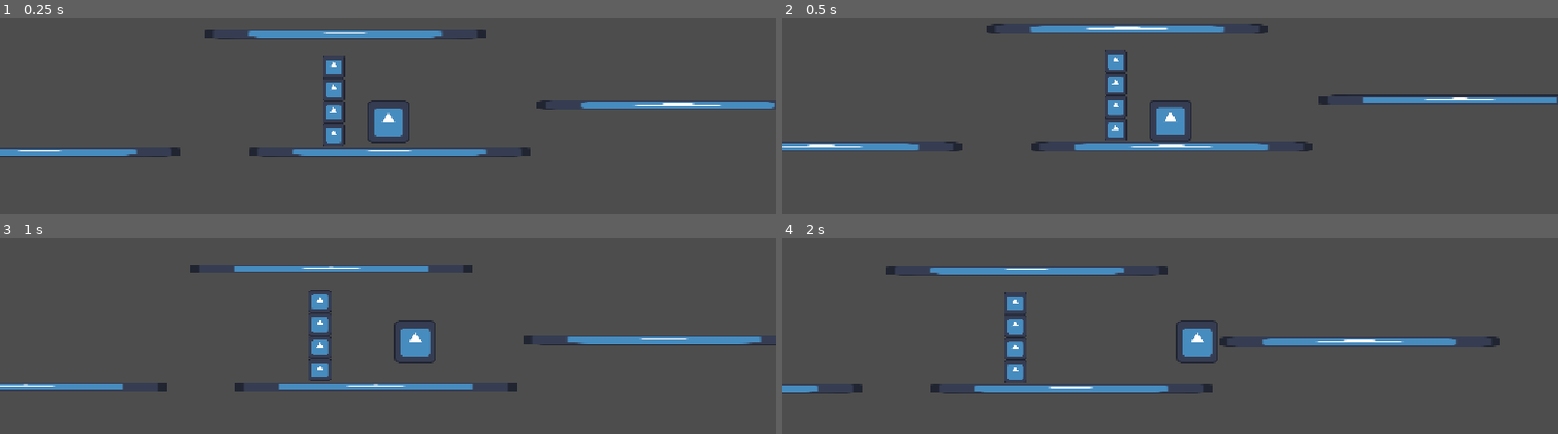
Above: before the commit, frames 1-4 (two rows, left to right).
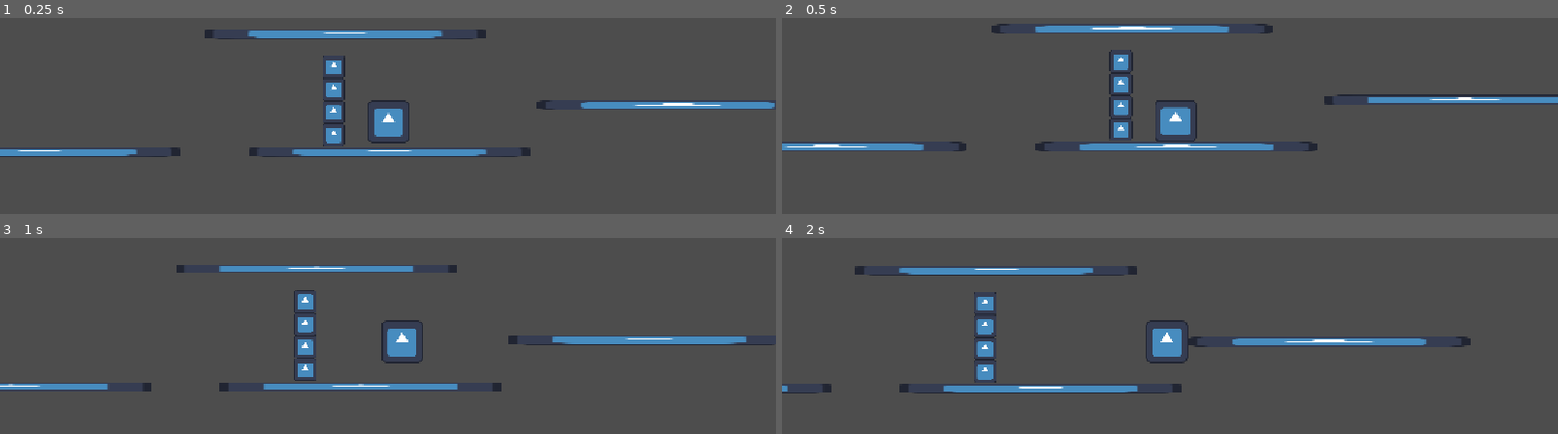
Above: after the commit, the same moments.

Repository: CheraldD/Flow
Game: Godot game, scene res://scenes/levels/level.tscn
Same seed, same stepped clock (60 frames per second), same inputs: the game is played once before the commit and once after it. The engine's default icon, where the game draws it, is replaced by a stand-in: a white triangle on a blue panel in a dark square.
Inputs:
- Up to frame 1 (0.25 s): no input
- Up to frame 2 (0.5 s): no input
- Up to frame 3 (1 s): tap Enter (ui_accept) at 0.5, 0.77 s; hold Right (ui_right) from 0.53 s (still down)
- Up to frame 4 (2 s): keep holding Right (ui_right); tap Enter (ui_accept) at 1.52 s

Frame 1 is identical in both runs. In frame 2, 1.7% of the frame differs, in the area x 0-100%, y 2-68%; in frame 3, 3.2%; in frame 4, 5.0%, in the area x 0-93%, y 14-80%.

Commit message:
добавлена инерция камере

Diff:
--- a/scenes/levels/level.tscn
+++ b/scenes/levels/level.tscn
@@ -10,6 +10,10 @@
 
 [node name="Player" parent="." instance=ExtResource("1_377w7")]
 position = Vector2(507, 436)
+acceleration = 47.0
+friction = 35.0
+camera_stiffness = 37.0
+camera_damping = 6.0
 
 [node name="Camera2D" type="Camera2D" parent="Player"]
 position = Vector2(-3.05176e-05, 0)
--- a/scenes/player/movement.gd
+++ b/scenes/player/movement.gd
@@ -14,10 +14,9 @@
 # --- Переменные Камеры ---
 @export var camera_max_offset_x = 150.0
 
-# скорость «разгона» и «торможения» камеры при смене направления
-@export var camera_input_smooth_speed = 6.0
-# скорость смещения уже сглаженной цели камеры
-@export var camera_offset_smooth_speed = 100.0
+# --- НОВЫЕ ПЕРЕМЕННЫЕ для "Пружинной" Камеры ---
+@export var camera_stiffness = 25.0    # Жесткость пружины. Чем выше, тем резче камера
+@export var camera_damping = 8.0     # Затухание. Предотвращает вечные колебания
 
 # --- Переменные Тряски Камеры ---
 @export var landing_shake_strength = 5.0
@@ -31,35 +30,31 @@
 # --- Отслеживающие переменные ---
 var was_in_air = false
 var current_shake_strength = 0.0
-# отслеживаем «выход» камеры вперёд/назад
-var camera_target_direction = 0.0
+# --- НОВЫЕ ПЕРЕМЕННЫЕ для "Пружинной" Камеры ---
+var camera_offset_velocity = 0.0     # Текущая скорость смещения камеры
 
 
 func _physics_process(delta):
-	# --- Прыжок и вариабельная гравитация ---
+	# --- ... (Код прыжков, гравитации, приземления без изменений) ... ---
 	if Input.is_action_just_released("ui_accept") and velocity.y < 0:
 		velocity.y *= 0.5
 	if velocity.y > 0:
 		velocity.y += gravity * fall_gravity_multiplier * delta
 	else:
 		velocity.y += gravity * jump_hang_gravity_multiplier * delta
-
-	# --- Буферизация прыжка ---
 	if Input.is_action_just_pressed("ui_accept"):
 		jump_buffer_timer.start()
 	if not jump_buffer_timer.is_stopped() and is_on_floor():
 		velocity.y = jump_velocity
 		jump_buffer_timer.stop()
-
-	# --- Тряска при приземлении ---
 	if is_on_floor() and was_in_air:
 		start_camera_shake(landing_shake_strength, landing_shake_duration)
 	was_in_air = not is_on_floor()
+	# --------------------------------------------------------------------
 
 	# --- Управление персонажем ---
 	var direction = Input.get_axis("ui_left", "ui_right")
 	var effective_acc = acceleration if is_on_floor() else acceleration * air_control_factor
-
 
 	if direction != 0:
 		velocity.x = move_toward(velocity.x, direction * max_speed, effective_acc)
@@ -67,28 +62,14 @@
 		velocity.x = move_toward(velocity.x, 0, friction)
 
 	move_and_slide()
-	update_camera_target(direction, delta)
-	update_camera_offset(delta)
 
+	# --- Вызываем обновление камеры. Оно теперь управляется из _process,
+	# чтобы быть независимым от физики и более плавным
+	pass
 
-# сглаживаем цель камеры на основе входа игрока
-func update_camera_target(direction: float, delta: float) -> void:
-	# move_toward ведёт себя как реальное ускорение/торможение:
-	camera_target_direction = move_toward(
-		camera_target_direction,
-		direction,
-		camera_input_smooth_speed * delta
-	)
+# --- Функция update_camera_target больше не нужна ---
 
-
-# плавно смещаем камеру к цели
-func update_camera_offset(delta: float) -> void:
-	var desired_offset_x = -camera_target_direction * camera_max_offset_x
-	camera.offset.x = lerp(
-		camera.offset.x,
-		desired_offset_x,
-		camera_offset_smooth_speed * delta
-	)
+# --- Функция update_camera_offset больше не нужна ---
 
 
 func start_camera_shake(strength: float, duration: float) -> void:
@@ -98,15 +79,31 @@
 
 
 func _process(delta: float) -> void:
+	# --- НОВЫЙ БЛОК: Логика Пружинной Камеры ---
+	# 1. Определяем целевое смещение, как и раньше, но на основе СКОРОСТИ, а не ввода,
+	# т.к. пружине нужна плавная цель, которую обеспечивает velocity
+	var desired_offset_x = - (velocity.x / max_speed) * camera_max_offset_x
+
+	# 2. Рассчитываем "силу", которая тянет камеру к цели
+	var force = camera_stiffness * (desired_offset_x - camera.offset.x)
+
+	# 3. Обновляем скорость камеры
+	camera_offset_velocity += force * delta
+
+	# 4. Применяем затухание (трение) к скорости камеры
+	camera_offset_velocity -= camera_offset_velocity * camera_damping * delta
+
+	# 5. Двигаем смещение камеры на величину ее скорости
+	camera.offset.x += camera_offset_velocity * delta
+	# -----------------------------------------------
+
 	if not camera_shake_timer.is_stopped():
 		camera.offset.x += randf_range(-current_shake_strength, current_shake_strength)
 		camera.offset.y = randf_range(-current_shake_strength, current_shake_strength)
 	else:
-		# плавно возвращаем Y-смещение на 0 после тряски
-		camera.offset.y = lerp(camera.offset.y, 0.0, camera_offset_smooth_speed * delta)
+		camera.offset.y = lerp(camera.offset.y, 0.0, 10 * delta) # Используем фиксированную скорость возврата для Y
 		current_shake_strength = 0.0
 
 
 func _on_CameraShakeTimer_timeout() -> void:
-	# здесь можно сделать дополнительную логику по завершению тряски
 	pass
